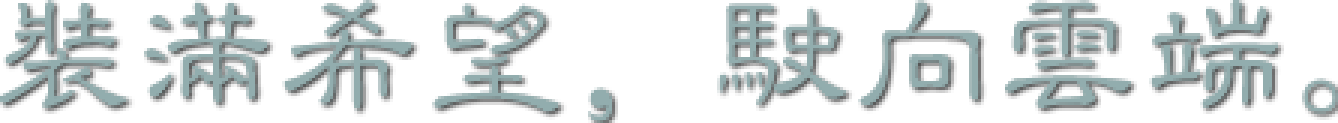
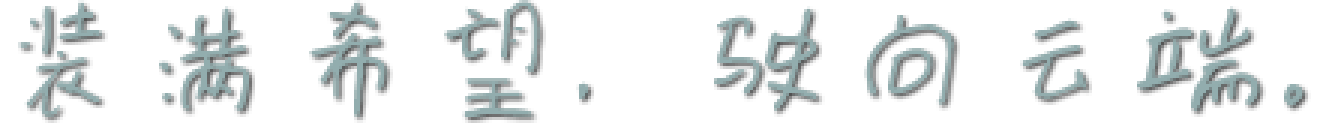
Layer changes from the first (1338, 123) image to the second:
painted on "装满希望，驶向云端。" over (0, 0, 1338, 123)
